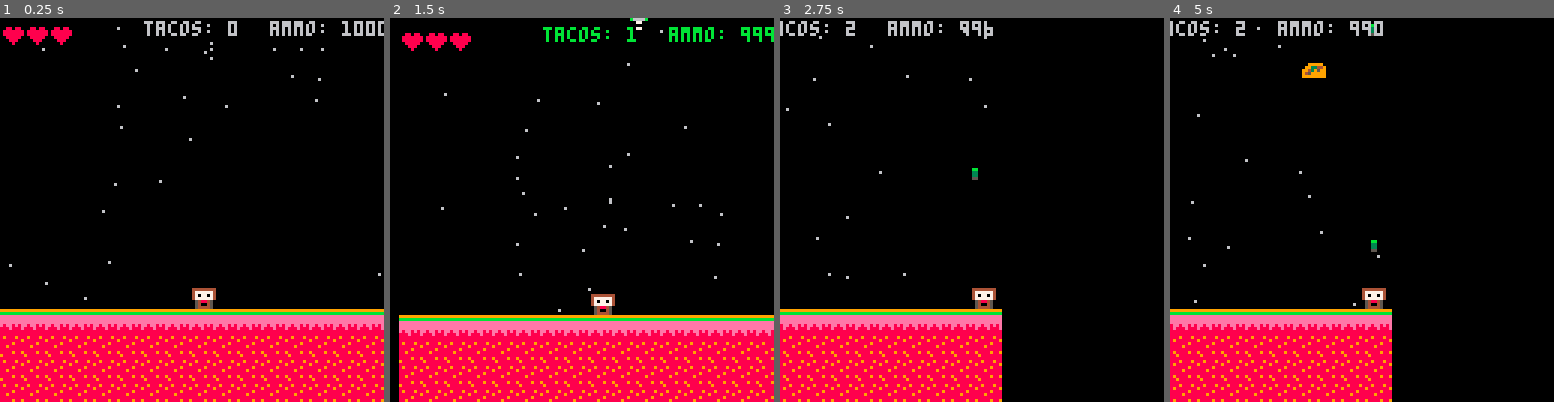
Above: before the commit, frames 1-4 (left to right).
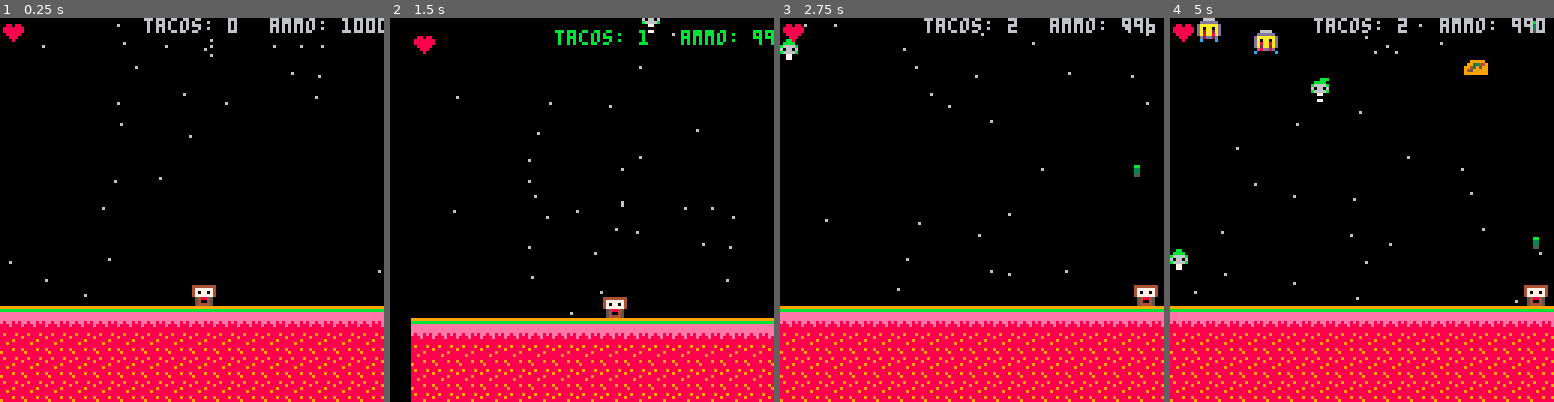
Above: after the commit, the same moments.

Repository: simgish/pico-8
Game: PICO-8 cartridge tacos.p8
The game is run twice, just before and just after one commit, with the same random seed, the same clock (stepped at 60 frames per second) and the same inputs.
Inputs:
- Up to frame 1 (0.25 s): no input
- Up to frame 2 (1.5 s): tap X (X key) at 0.33, 1.07 s; tap O (Z key) at 0.7 s
- Up to frame 3 (2.75 s): hold Right 1.6-2.1 s; tap O (Z key) at 1.7, 2.1, 2.5 s; tap X (X key) at 1.85 s; hold Up 2.15-2.42 s; hold Right from 2.47 s (still down)
- Up to frame 4 (5 s): tap O (Z key) every 0.4 s from 2.9 to 4.9 s; tap X (X key) at 2.97, 4.08 s; release Right at 3.03 s; hold Left 3.08-3.58 s; hold Right 4.02-4.68 s; hold Up from 4.73 s (still down)

The runs differ from the first frame. In frame 1, 9.4% of the frame differs, in the area x 0-100%, y 0-100%; in frame 2, 9.4%; in frame 3, 17%; in frame 4, 19%.

Commit message:
add gameover state

Diff:
--- a/tacos.p8
+++ b/tacos.p8
@@ -8,6 +8,7 @@
 shaketimer = 0
 score = 0
 level = 1
+gameover = false
 
 tacos = {}
 bullets = {}
@@ -21,7 +22,46 @@
 	create_stars()
 end
 
+function reset_game(lvl)
+	lvl = 1
+
+	p = player()
+	t = 0
+	lastshot = 0
+	lasttaco = 0
+	shaking = false
+	shaketimer = 0
+	score = 0
+	level = lvl
+	gameover = false
+
+	tacos = {}
+	bullets = {}
+	enemies = {}
+	enemy_bullets = {}
+	stars = {}
+	explosions = {}
+end
+
 function _update()
+	if (gameover) then
+		gameover_update()
+	else
+		game_update()
+	end
+end
+
+function _draw()
+	cls()
+
+	if (gameover) then
+		gameover_draw()
+	else
+		game_draw()
+	end
+end
+
+function game_update()
 	t = t+1
 	move()
 
@@ -36,6 +76,8 @@
 	if (rnd(300)<5) then
 		spawn_cryer()
 	end
+
+	update_stars()
 
 	foreach(tacos, function(t)
 		t.y = t.y + t.dy
@@ -56,6 +98,7 @@
 			score-=5
 			p.health-=1
 			del(enemy_bullets,b)
+			if (p.health < 1) gameover = true
 		end
 	end)
 
@@ -78,14 +121,6 @@
 		e.update()
 	end)
 
-	foreach(stars, function(s)
-		s.y+=s.dy
-		if (s.y > 104) then
-			s.y=0
-			s.x=rnd(120)+4
-		end
-	end)
-
 	foreach(explosions, function(exp)
 		if exp.lifespan < 1 then
 			del(explosions,exp)
@@ -98,12 +133,8 @@
 	update_shake()
 end
 
-function _draw()
-	cls()
-
-	for s in all(stars) do
-		pset(s.x,s.y,6)
-	end
+function game_draw()
+	draw_stars()
 
 	spr(p.sp, p.x, p.y)
 
@@ -133,6 +164,34 @@
 	draw_health()
 
  map(0,12,0,96,16,4)
+end
+
+function gameover_update()
+	update_stars()
+	if (btn(2)) reset_game(1)
+end
+
+function gameover_draw()
+	draw_stars()
+	print("game over ", 20,30)
+	print("score: "..score,20,50)
+	print("press up to try again", 20,70)
+end
+
+function draw_stars()
+	for s in all(stars) do
+		pset(s.x,s.y,6)
+	end
+end
+
+function update_stars()
+	foreach(stars, function(s)
+		s.y+=s.dy
+		if (s.y > 104) then
+			s.y=0
+			s.x=rnd(120)+4
+		end
+	end)
 end
 
 function draw_score()
@@ -160,7 +219,8 @@
 		dy = 0,
 		sp = 3,
 		hitbox = {x=0,y=0,w=8,h=8},
-		health = 3,
+		health = 1,
+		maxhealth = 1,
 		ammo = 1000
 	}
 
@@ -202,17 +262,20 @@
 end
 
 function update_shake()
-	local amt = 3
+	local amt = 1
 
 	if (shaking and shaketimer > 0) then
-		amt = shaketimer/2
-		local _x = p.x - 64 + rnd(amt)-amt
-		local _y = p.y - 90 + rnd(amt)-amt
+		amt = shaketimer/1
+		-- local _x = p.x - 64 + rnd(amt)-amt
+		-- local _y = p.y - 90 + rnd(amt)-amt
+		local _x = rnd(amt)-amt
+		local _y = rnd(amt)-amt
 
 		camera(_x, _y)
 		shaketimer-=1
 	else
-		camera(p.x - 64, p.y - 90)
+		-- camera(p.x - 64, p.y - 90)
+		camera()
 	end
 end
 
